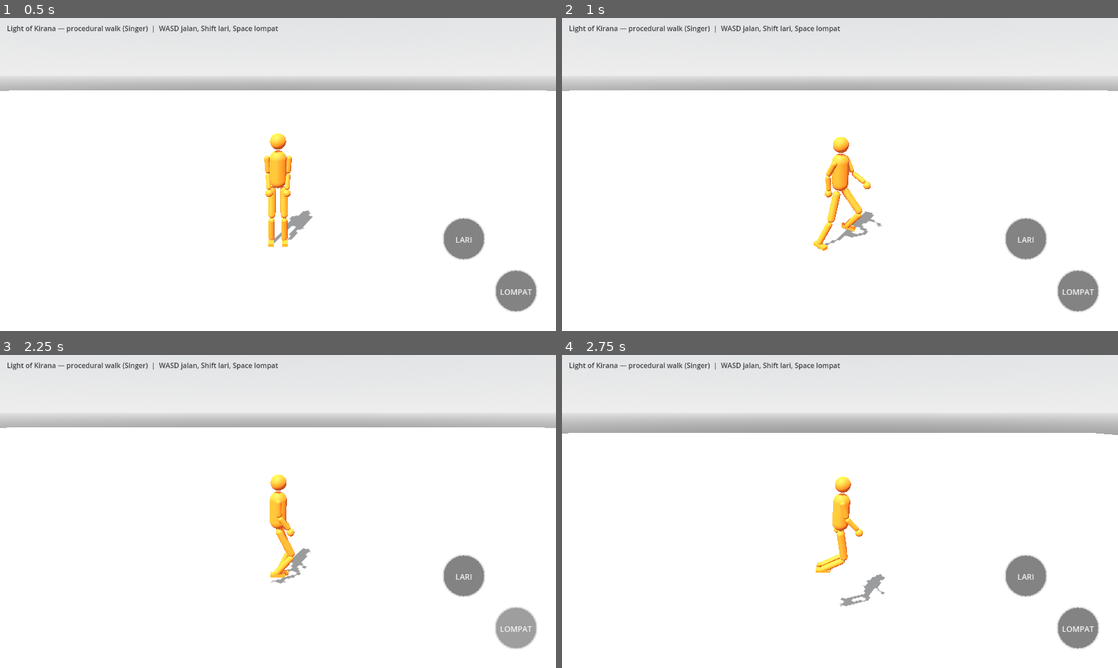
Above: before the commit, frames 1-4 (two rows, left to right).
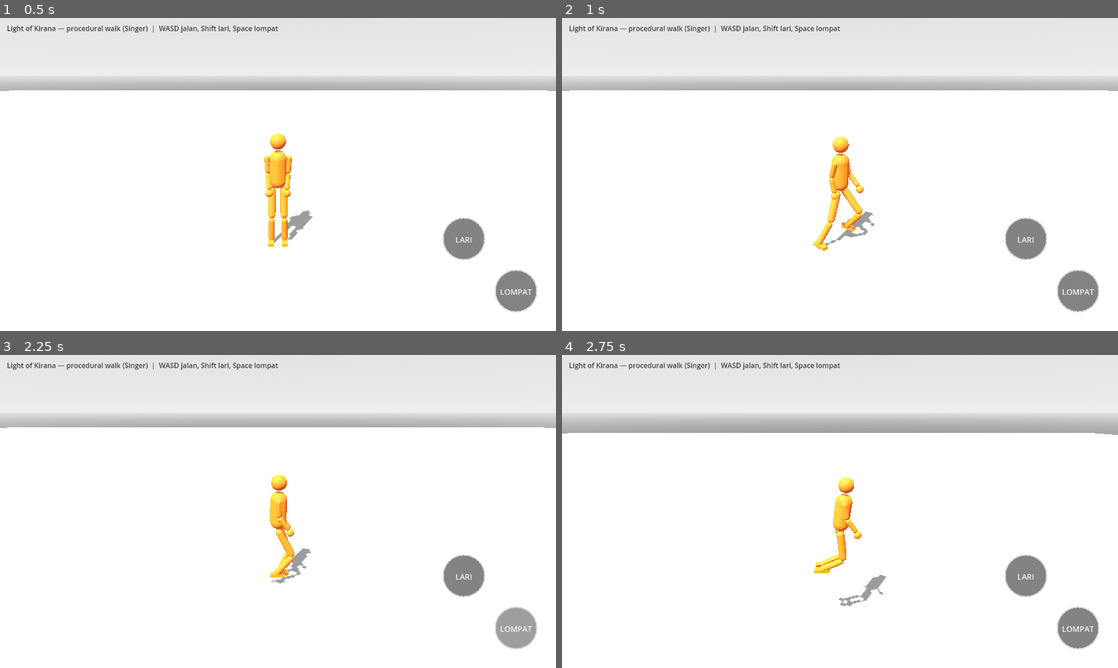
Above: after the commit, the same moments.

Repository: bagus123triga/light-of-kirana
Game: Godot game, scene res://scenes/main.tscn
Two runs of this game, one before a commit and one after it. Both use one fixed random seed, a clock stepped at 60 frames per second and the inputs below.
Inputs (mouse positions are in pixels of both pictures, inside the frame that each line leads up to):
- Up to frame 1 (0.5 s): no input
- Up to frame 2 (1 s): tap Enter at 0.5 s; drag from (617, 271) to (895, 105) at 0.52 s
- Up to frame 3 (2.25 s): drag from (461, 577) to (250, 574) at 1.27 s; move the mouse to (517, 627) at 2.02 s; hold D from 2.03 s (still down); hold Shift from 2.03 s (still down); click (517, 627) at 2.17 s
- Up to frame 4 (2.75 s): keep holding D; keep holding Shift

Frame 1 is identical in both runs. In frame 2, 0.4% of the frame differs, in the area x 47-58%, y 38-68%; in frame 3, less than 0.1%; in frame 4, 0.5%, in the area x 1-96%, y 24-81%.

Commit message:
Tune arm swing and running speed with forward lean

Diff:
--- a/scripts/procedural_humanoid.gd
+++ b/scripts/procedural_humanoid.gd
@@ -22,7 +22,7 @@
 # order overrides the panel: a real walk is ~1.4 m/s (5 km/h) and a
 # real run ~3.2 m/s, not a sprint.
 const WALK_SPEED := 1.4
-const RUN_SPEED := 3.2
+const RUN_SPEED := 3.5
 const SWING_TIME := 0.38
 const HIP_STIFFNESS := 260.0
 const HIP_DAMPING := 26.0
@@ -661,7 +661,10 @@
 	# Tegap (Bagus, 2026-11-09): torso stays near-vertical. The old
 	# 0.08 forward lean + sway made the figure slouch; lean is now
 	# 0.03 walk / a touch more only when running.
-	body_root.rotation.x = speed_factor * (0.03 if not is_running else 0.06)
+	# A small forward pitch gives running a clear sense of momentum.
+	# Positive X rotation leans the torso toward the character's +Z forward.
+	var forward_lean := 0.025 if not is_running else 0.13
+	body_root.rotation.x = speed_factor * forward_lean
 	body_root.rotation.z = sin(gait_phase) * 0.02 * speed_factor
 	hip_global = body_root.global_position
 
@@ -725,7 +728,9 @@
 
 	# --- Arms, 3 joints: shoulder swings, elbow bends, wrist flicks ---
 	# Arms swing opposite to the same-side leg (Singer's counter-swing).
-	var swing_amount := sin(gait_phase) * 0.55 * speed_factor
+	# Walking uses a restrained arm swing; running gets a stronger counter-swing.
+	var arm_swing := 0.30 if not is_running else 0.48
+	var swing_amount := sin(gait_phase) * arm_swing * speed_factor
 	shoulder_l.rotation.x = swing_amount
 	shoulder_r.rotation.x = -swing_amount
 	shoulder_l.rotation.z = 0.06
